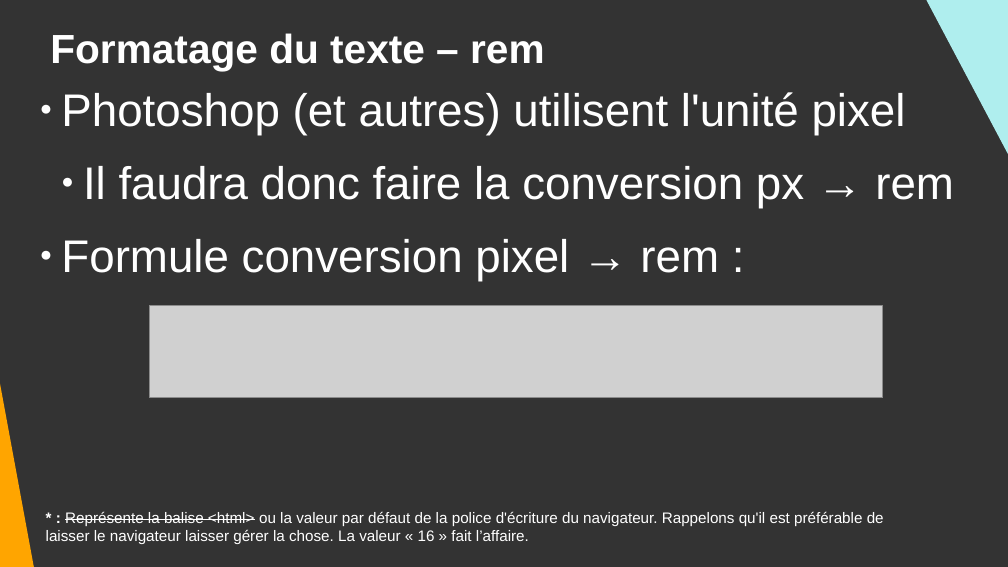
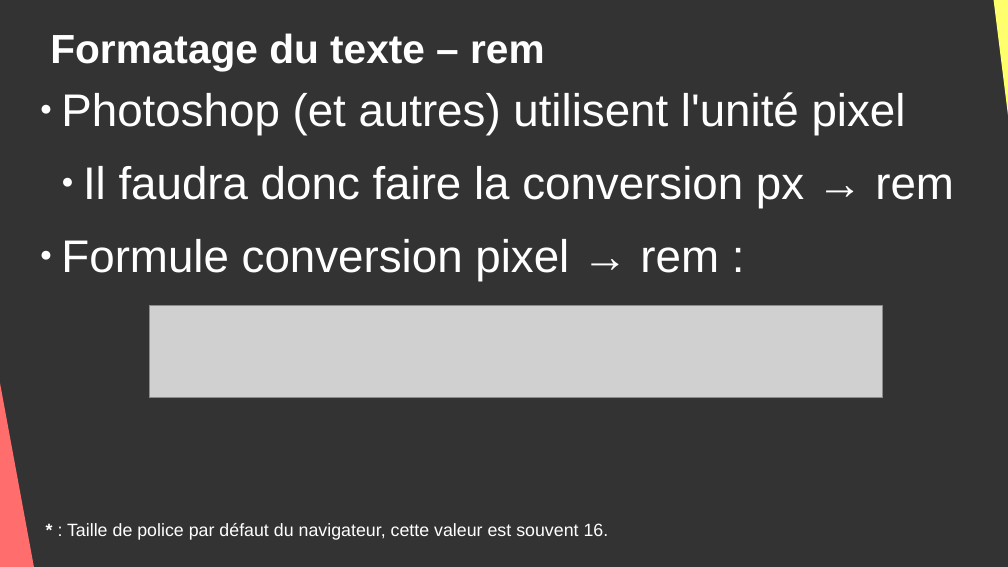
Before and after one commit to DanYellow/cours, a slide deck: slide 31 of integration-web-s1/travaux-pratiques/numero-4/presentation.odp (slide 26 before the commit). Drawn at 1008x567 pixels with LibreOffice and Linux fonts; fonts in the diff are those of the drawing; grey boxes stand for pictures. Boxes give left, top, right and bottom in pixels: in the first picture for what was removed or moved away, otherwise in the second. Text is boxed around its words. In the diff, an @@ line names an element or a change of style, - is before the commit and + after.

```diff
--- a/integration-web-s1/travaux-pratiques/numero-4/presentation.odp
+++ b/integration-web-s1/travaux-pratiques/numero-4/presentation.odp
@@ right triangle: place and size @@
-right triangle at [915,0,1008,271]
+right triangle at [987,0,1008,231]
@@ right triangle at [987,0,1008,231]: fill #AFEEEE to #FFFF6D @@
@@ right triangle at [0,86,37,567]: fill #FFA500 to #FF6D6D @@
@@ text at [67,523,609,540]: text changed; size 12 to 14 pt @@
-* : Représente la balise <html> ou la valeur par défaut de la police d'écriture du navigateur. Rappelons qu'il est préférable de laisser le navigateur laisser gérer la chose. La valeur « 16 » fait l’affaire.
+* : Taille de police par défaut du navigateur, cette valeur est souvent 16.
```
Also in this commit, not shown: 20 other slides changed, 7 slides added, 3 other files.
